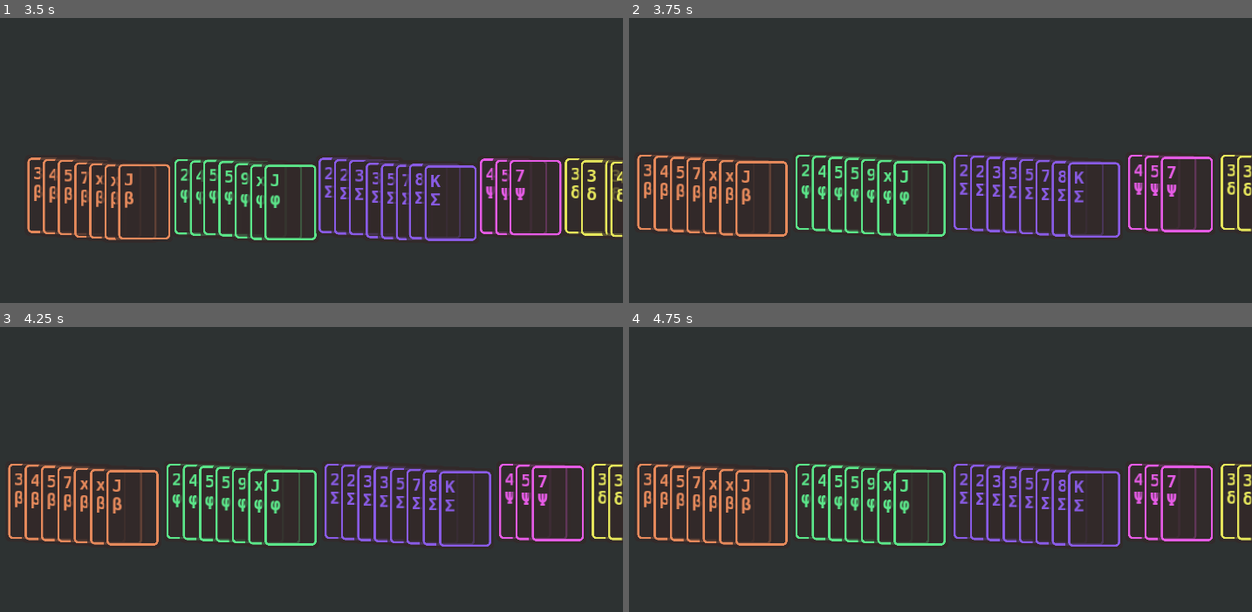
Above: before the commit, frames 1-4 (two rows, left to right).
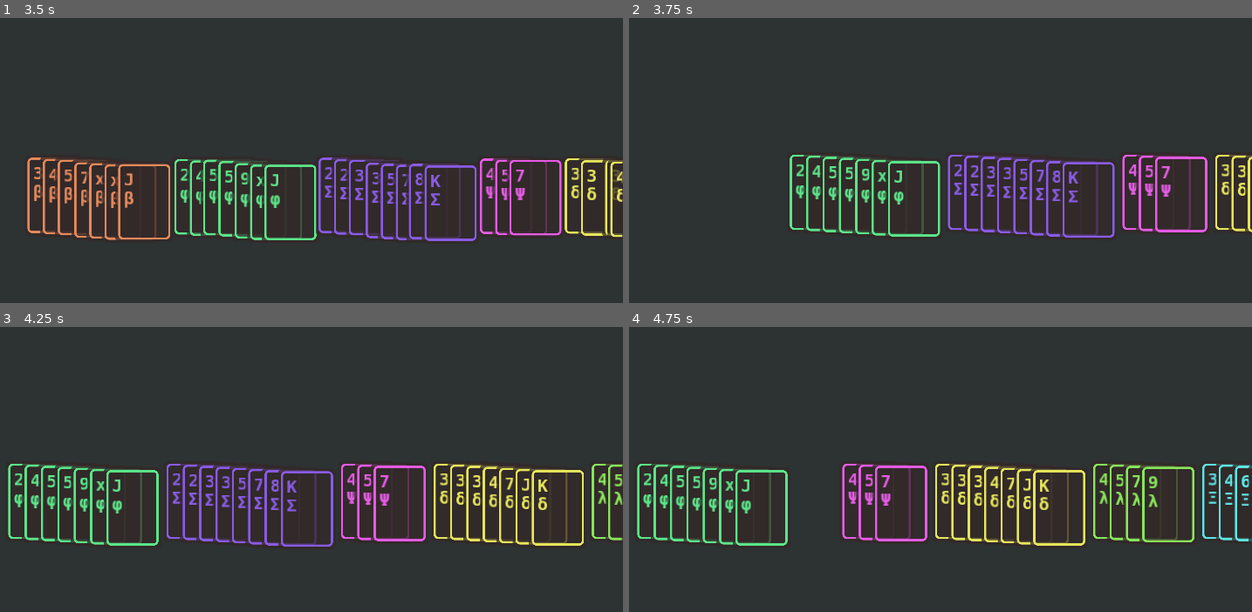
Above: after the commit, the same moments.

Repository: irisxerno/godot-cardinality-9
Game: Godot game, scene res://scene/Main.tscn
The game is run twice, just before and just after one commit, with the same random seed, the same clock (stepped at 60 frames per second) and the same inputs.
Inputs (mouse positions are in pixels of both pictures, inside the frame that each line leads up to):
- Up to frame 1 (3.5 s): move the mouse to (429, 194) at 0.52 s; click (429, 194) at 0.67 s; move the mouse to (137, 234) at 1.27 s; click (137, 234) at 1.42 s; move the mouse to (342, 129) at 2.02 s; click (342, 129) at 2.17 s; move the mouse to (236, 291) at 2.77 s; click (236, 291) at 2.92 s
- Up to frame 2 (3.75 s): move the mouse to (709, 194) at 3.52 s; click (709, 194) at 3.67 s
- Up to frame 3 (4.25 s): no input
- Up to frame 4 (4.75 s): move the mouse to (871, 503) at 4.27 s; click (871, 503) at 4.42 s

Frame 1 is identical in both runs. In frame 2, 9.8% of the frame differs, in the area x 1-100%, y 48-78%; in frame 3, 9.7%; in frame 4, 11%.

Commit message:
2022-07-261658853638

Diff:
--- a/scene/ColumnController.tscn
+++ b/scene/ColumnController.tscn
@@ -11,10 +11,6 @@
 [node name="CollisionShape2D" type="CollisionShape2D" parent="."]
 shape = SubResource( 1 )
 
-[node name="Touch" type="Timer" parent="."]
-wait_time = 0.5
-one_shot = true
-
 [connection signal="input_event" from="." to="." method="_on_input_event"]
 [connection signal="mouse_entered" from="." to="." method="_on_mouse_entered"]
 [connection signal="mouse_exited" from="." to="." method="_on_mouse_exited"]
--- a/scene/Main.tscn
+++ b/scene/Main.tscn
@@ -1,9 +1,8 @@
-[gd_scene load_steps=5 format=2]
+[gd_scene load_steps=4 format=2]
 
 [ext_resource path="res://scene/RowController.tscn" type="PackedScene" id=1]
 [ext_resource path="res://script/Table.gd" type="Script" id=2]
 [ext_resource path="res://scene/StartGameController.tscn" type="PackedScene" id=3]
-[ext_resource path="res://script/ThrowawayController.gd" type="Script" id=4]
 
 [node name="Main" type="Node"]
 
@@ -32,11 +31,8 @@
 [node name="MainDeckController" parent="Table" instance=ExtResource( 1 )]
 position = Vector2( 200, 500 )
 
-[node name="ThrowawayController" type="Node2D" parent="Table"]
-script = ExtResource( 4 )
-
 [connection signal="add_card" from="Table/StartGameController" to="Table" method="add_card"]
 [connection signal="return_cards" from="Table/StartGameController" to="Table/DealController" method="add_cards"]
 [connection signal="return_cards" from="Table/OffhandDeckController" to="Table/DealController" method="add_cards"]
-[connection signal="return_cards" from="Table/DealController" to="Table/MainDeckController" method="add_cards"]
-[connection signal="return_cards" from="Table/MainDeckController" to="Table/OffhandDeckController" method="add_cards"]
+[connection signal="return_cards" from="Table/DealController" to="Table" method="return_cards"]
+[connection signal="return_cards" from="Table/MainDeckController" to="Table/DealController" method="add_cards"]
--- a/script/ColumnController.gd
+++ b/script/ColumnController.gd
@@ -26,11 +26,7 @@
 
 func _on_input_event(viewport, event, shape_idx):
 	if event is InputEventMouseButton and event.button_index == BUTTON_LEFT and event.pressed:
-		if $Touch.time_left > 0:
-			return_cards()
-			$Touch.stop()
-		else:
-			$Touch.start()
+		return_cards()
 
 func return_cards():
 	emit_signal("return_cards", cards)
--- /dev/null
+++ b/script/MoveController.gd
@@ -0,0 +1,4 @@
+extends Node
+
+func return_cards(cds):
+	pass # Replace with function body.
--- a/script/RowController.gd
+++ b/script/RowController.gd
@@ -8,9 +8,6 @@
 
 func _ready():
 	pass # Replace with function body.
-
-#func _process(delta):
-#	pass
 
 func add_cards(cds):
 	self.cards.append_array(cds)
@@ -37,10 +34,10 @@
 		cursor += Vector2(cc.movex*(len(by_suits[suit])-1),0)
 
 func return_cards(cds):
-	emit_signal("return_cards", cds)
 	var new_cards = []
 	for c in cards:
 		if not c in cds:
 			new_cards.append(c)
 	cards = new_cards
 	update_cols()
+	emit_signal("return_cards", cds)
--- a/script/Table.gd
+++ b/script/Table.gd
@@ -12,3 +12,7 @@
 
 func to_front(inst):
 	move_child(inst, get_child_count())
+
+func return_cards(cds):
+	for c in cds:
+		c.queue_free()
--- a/script/ThrowawayController.gd
+++ /dev/null
@@ -1,5 +0,0 @@
-extends Node2D
-
-func return_cards(cds):
-	for c in cds:
-		c.move_to(Vector2(0,0))
Binary file added: icon_256.png
Not shown, added: icon_256.png.import
